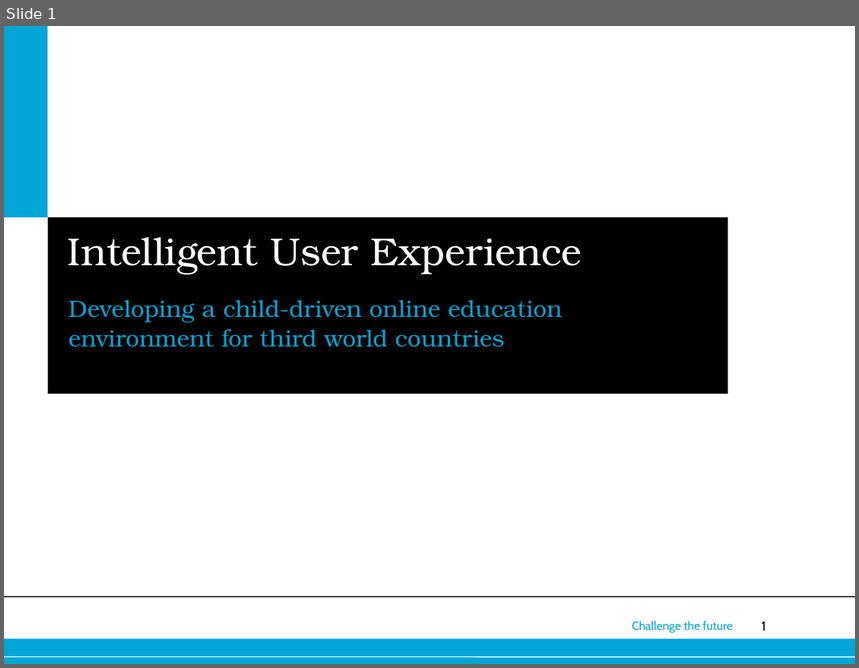
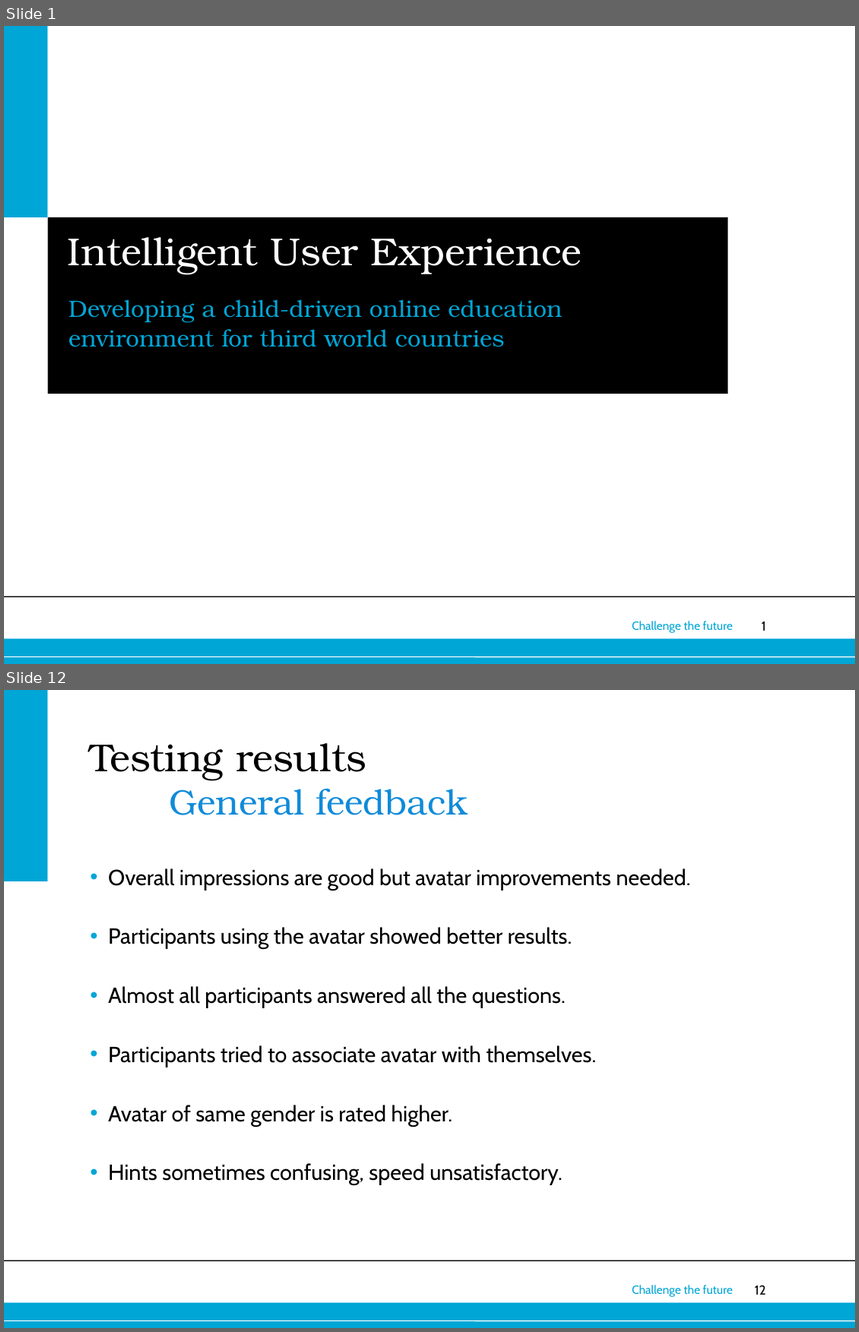
Before and after one commit to dzzh/IN4179-IUXE, a slide deck: Presentations/final presentation.ppt. Shown one above the other, each under a label of ours: slide 1 before the commit, slides 1 and 12 after it; the slides between them are not shown. The pictures are 859x668 and 859x1332 pixels, drawn with LibreOffice and Linux fonts; fonts in the diff are those of the drawing; background and template pictures are left out. Boxes give left, top, right and bottom in pixels: in the first picture for what was removed or moved away, otherwise in the second. Text is boxed around its words. In the diff, an @@ line names an element or a change of style, - is before the commit and + after.

```diff
--- a/Presentations/final presentation.ppt
+++ b/Presentations/final presentation.ppt
@@ slide 12 added at <box>4,690,855,1328</box>, background #FFFFFF; not listed: 5 template elements that a slide beside it also shows @@
@@ rectangle added at <box>4,690,47,882</box>, fill #00A6D6 @@
@@ title added at <box>89,743,468,815</box>, 30 pt, text #108BD9 @@
+Testing results
+General feedback
@@ text added at <box>108,869,691,1186</box>, 18.5 pt, text #000000 @@
+• Overall impressions are good but avatar improvements needed.
+• Participants using the avatar showed better results.
+• Almost all participants answered all the questions.
+• Participants tried to associate avatar with themselves.
+• Avatar of same gender is rated higher.
+• Hints sometimes confusing, speed unsatisfactory.
```
Also in this commit, not shown: 14 other slides added, 6 slides removed, 1 other file.
